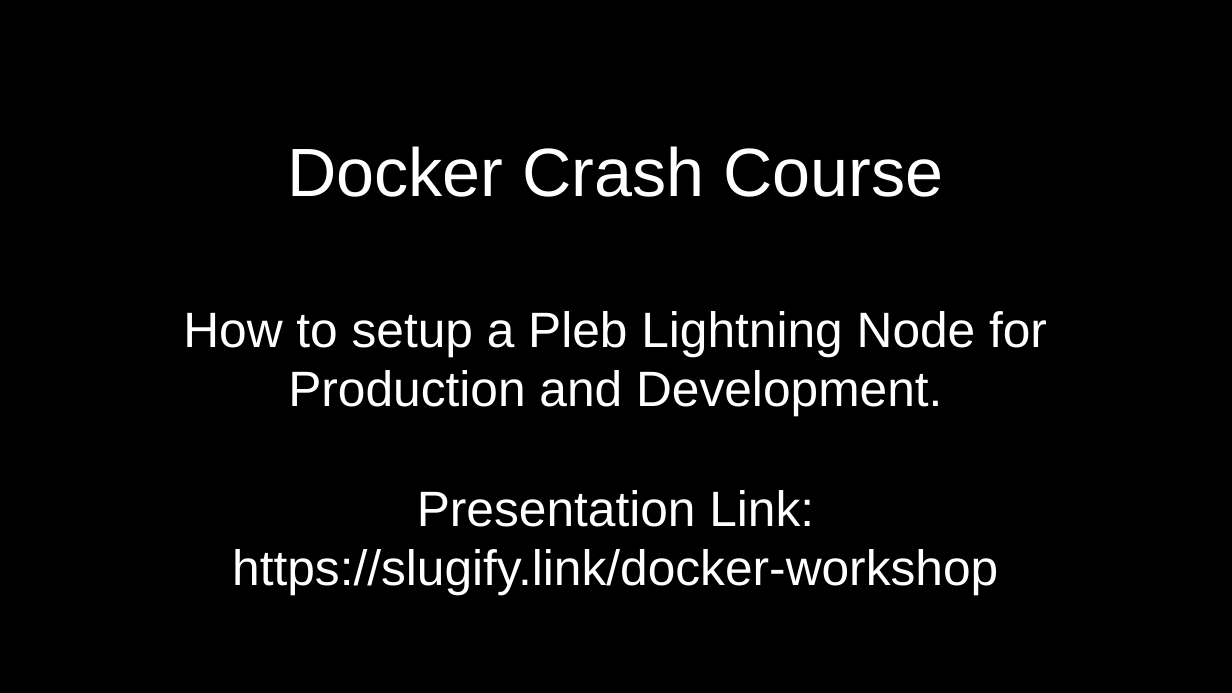
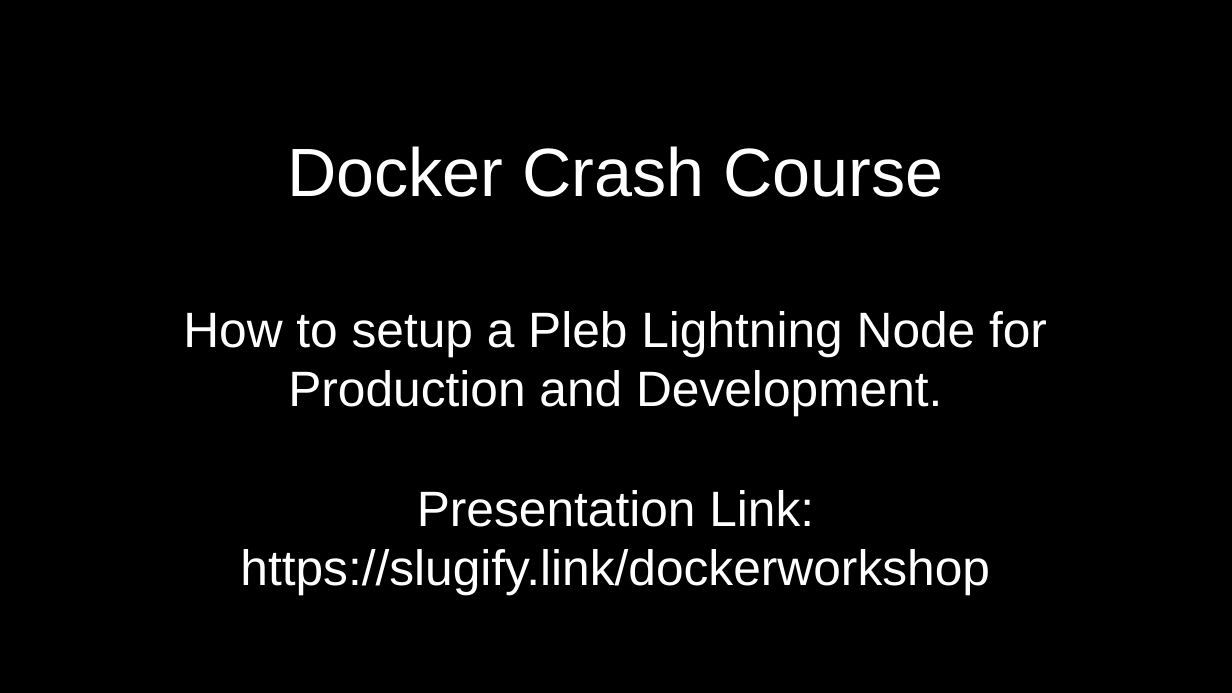
Before and after one commit to cmdruid/workshops, a slide deck: slide 1 of docker-workshop/slides.odp. Drawn at 1232x693 pixels with LibreOffice and Linux fonts; fonts in the diff are those of the drawing. Boxes give left, top, right and bottom in pixels: in the first picture for what was removed or moved away, otherwise in the second. Text is boxed around its words. In the diff, an @@ line names an element or a change of style, - is before the commit and + after.

```diff
--- a/docker-workshop/slides.odp
+++ b/docker-workshop/slides.odp
@@ subtitle at <box>240,549,990,595</box>: text changed @@
-https://slugify.link/docker-workshop
+https://slugify.link/dockerworkshop
```
Also in this commit, not shown: 1 other file.
